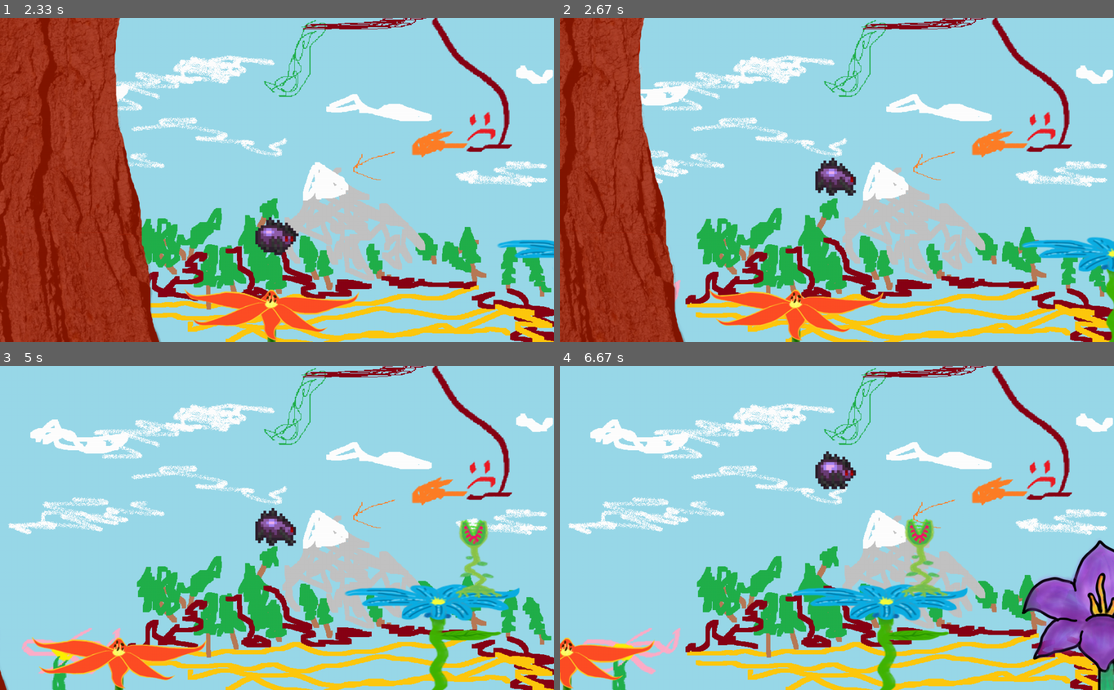
Above: before the commit, frames 1-4 (two rows, left to right).
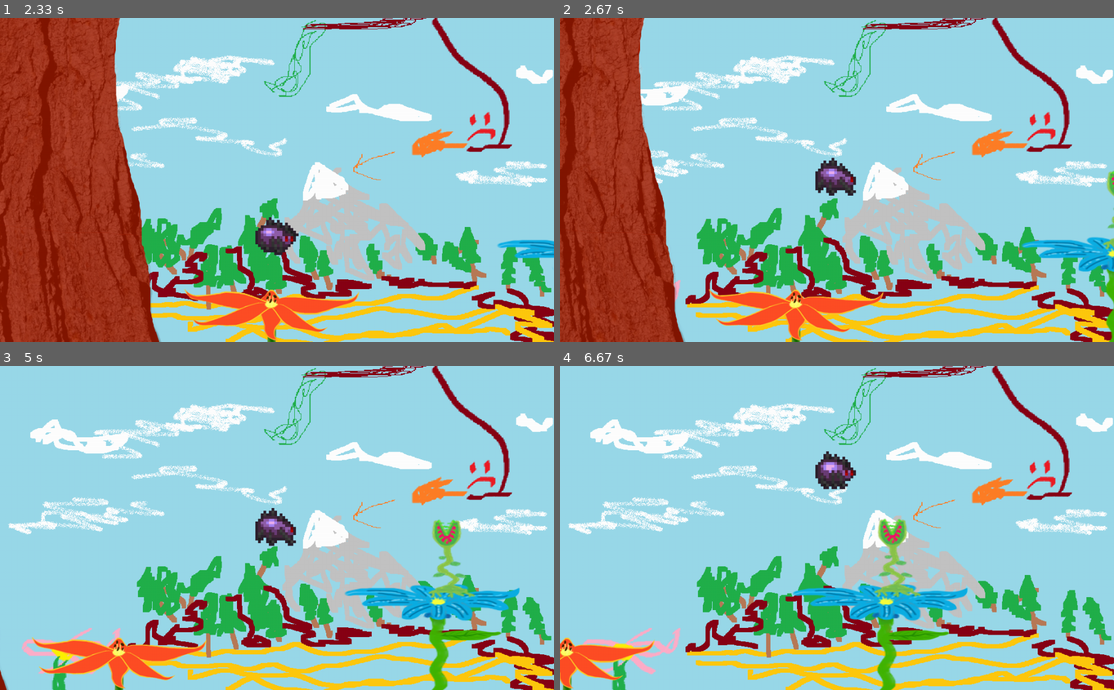
Above: after the commit, the same moments.

Repository: SwampWood/PyGame-shit
Game: pygame game, started from main.py
The game is run twice, just before and just after one commit, with the same random seed, the same clock (stepped at 60 frames per second) and the same inputs.
Inputs (mouse positions are in pixels of both pictures, inside the frame that each line leads up to):
- Up to frame 1 (2.33 s): click (277, 180) at 0.38 s; hold D 0.67-1.13 s; move the mouse to (454, 170) at 0.7 s; tap Space at 0.73, 1.03, 2.23 s; click (144, 183) at 1.22 s; right-click (105, 131) at 1.55 s; click (105, 254) at 1.88 s; hold D from 2.17 s (still down)
- Up to frame 2 (2.67 s): tap Space at 2.53 s; release D at 2.63 s
- Up to frame 3 (5 s): click (481, 641) at 2.72 s; hold A 3-3.53 s; tap Space at 3.07, 3.37, 3.63, 3.93, 4.4, 4.7 s; hold A 3.57-3.97 s; click (144, 463) at 4.05 s; hold D 4.33-4.97 s
- Up to frame 4 (6.67 s): click (842, 563) at 5.05 s; hold A 5.33-5.8 s; tap Space at 5.4, 5.7, 6.23, 6.53 s; click (1047, 651) at 5.88 s; hold D 6.17-6.63 s

Frame 1 is identical in both runs. In frame 2, 0.1% of the frame differs, in the area x 98-100%, y 47-72%; in frame 3, 1.6%; in frame 4, 5.9%, in the area x 56-100%, y 47-100%.

Commit message:
Паутина как бы работает но как бы и нет

Diff:
--- a/main.py
+++ b/main.py
@@ -2,7 +2,7 @@
 import sys
 import random
 import pygame
-from math import atan2, sin, cos, degrees, radians
+from math import atan2, sin, cos, tan, degrees, radians
 
 
 pygame.init()
@@ -123,29 +123,30 @@
         self.velocity = 0
 
     def update(self, check):
-        if pygame.sprite.spritecollideany(self, all_branches):
+        if not player.webbed:
             for x in all_branches:
                 if pygame.sprite.collide_mask(self, x):
                     player.webbed = True
-                    self.target = (self.rect.x, self.rect.y - 30)
-        elif not player.webbed:
-            if self.length > 358:
-                player.web = None
-                self.kill()
-            else:
-                self.angle = degrees(atan2((player.rect.y + 50 - self.target[1]), (self.target[0] - 512))) + 270
-                self.image = pygame.transform.rotate(Web.web.subsurface(0, 0, 40, self.length), self.angle)
-                self.length += 15
-
-                self.mask = pygame.mask.from_surface(self.image)
-                self.rect.x = player.rect.x + 15
-                self.rect.y = player.rect.y + 30
-                if self.target[0] - 512 < 0:
-                    self.rect.x -= sin(radians(self.angle)) * self.length
-                if self.y_negative == 1:
-                    self.rect.y -= cos(radians(self.angle)) * self.length
-        else:
-            self.angle = degrees(atan2((player.rect.y + 50 - self.target[1]), (self.target[0] - 512)))
+                    self.target = (self.rect.x, self.rect.y)
+            else:
+                if self.length > 358:
+                    player.web = None
+                    self.kill()
+                else:
+                    self.angle = degrees(atan2((player.rect.y + 50 - self.target[1]), (self.target[0] - 512))) + 270
+                    self.image = pygame.transform.rotate(Web.web.subsurface(0, 0, 40, self.length), self.angle)
+                    self.length += 15
+
+                    self.mask = pygame.mask.from_surface(self.image)
+                    self.rect.x = player.rect.x + 15
+                    self.rect.y = player.rect.y + 30
+                    if self.target[0] - 512 < 0:
+                        self.rect.x -= sin(radians(self.angle)) * self.length
+                    if self.y_negative == 1:
+                        self.rect.y -= cos(radians(self.angle)) * self.length
+        else:
+            self.angle = degrees(atan2((player.rect.y + 50 - self.target[1]), (self.target[0] - 512))) + 270
+            self.length = min(359, self.length)
             self.image = pygame.transform.rotate(Web.web.subsurface(0, 0, 40, self.length), self.angle)
             self.mask = pygame.mask.from_surface(self.image)
             self.rect.x = player.rect.x + 15
@@ -167,6 +168,7 @@
         self.wait = 10
         self.x_velocity = 0
         self.y_velocity = 0
+        self.going_up = False
         self.immunity_frames = 0
         self.drop = False
         self.direction = True
@@ -191,6 +193,10 @@
             self.rect.y = self.save_point[1]
             self.x_velocity = 0
             self.y_velocity = 0
+            if self.web:
+                self.webbed = False
+                self.web.kill()
+                self.web = None
 
     def update(self, check):
         self.immunity_frames = max(0, self.immunity_frames - 1)
@@ -216,7 +222,7 @@
                 self.current = (self.current + 1) % 4
         else:
             self.current = 1
-            if self.x_velocity:
+            if self.x_velocity and not self.webbed:
                 self.x_velocity -= self.x_velocity // abs(self.x_velocity) * 2
                 if self.x_velocity == 1:
                     self.x_velocity = 0
@@ -237,7 +243,7 @@
                 self.drop = True
 
         if check[pygame.MOUSEBUTTONDOWN]:
-            if 1 and not self.webbed and self.web is None:
+            if not self.webbed and self.web is None:
                 self.web = Web(pygame.mouse.get_pos())
 
         for i in all_platforms:
@@ -269,21 +275,33 @@
                     self.respawn()
         if pygame.sprite.spritecollideany(self, horizontal_borders) and self.y_velocity <= 0 and self.rect.y < 5:
             self.y_velocity = -self.y_velocity // 2
+            self.going_up = False
         elif pygame.sprite.spritecollideany(self, horizontal_borders):
             self.respawn()
-        if self.webbed:
-            pass
+        if self.webbed and self.web:
+            if self.going_up:
+                self.y_velocity += sin(radians(self.web.angle))
+            else:
+                self.y_velocity -= sin(radians(self.web.angle))
+            print(self.web.angle)
+            if 360 < self.web.angle <= 450:
+                self.x_velocity = -tan(radians(self.web.angle - 270)) * self.y_velocity
+            elif 270 <= self.web.angle < 360:
+                self.x_velocity = tan(radians(self.web.angle - 270)) * self.y_velocity
+            else:
+                self.going_up = not self.going_up
+                self.y_velocity = 0
         elif self.drop:
             self.y_velocity = min(50, self.y_velocity + 1)
         else:
             self.x_velocity = max(-30, min(30, self.x_velocity))
             self.save_point = [self.rect.x, self.rect.y - 20]
-        self.rect.x += self.x_velocity // 5
-        self.rect.y += self.y_velocity
         if self.direction:
             self.image = Spider.images_movement_right[self.current]
         else:
             self.image = Spider.images_movement_left[self.current]
+        self.rect.x += int(self.x_velocity) // 5
+        self.rect.y += int(self.y_velocity)
 
 
 class TreeBorder(pygame.sprite.Sprite):
@@ -371,16 +389,16 @@
     TreeBorder()
     FlowerPlatform(20, 500, 1)
     FlowerPlatform(600, 400, 0)
-    FlowerPlatform(1000, 300, 2)
-    Enemy(800, 280, enemy_flower, 6)
+    FlowerPlatform(2000, 300, 2)
+    Enemy(750, 280, enemy_flower, 6)
     TreeBranch(1300, 0, 0)
 
 
 background = load_image("background.png")
 create_map()
 player = Spider()
-Border(0, -2, 6624)
-Border(0, 700, 6624)
+Border(0, -2, 10024)
+Border(0, 700, 100024)
 camera = Camera()
 running = True
 while running:
